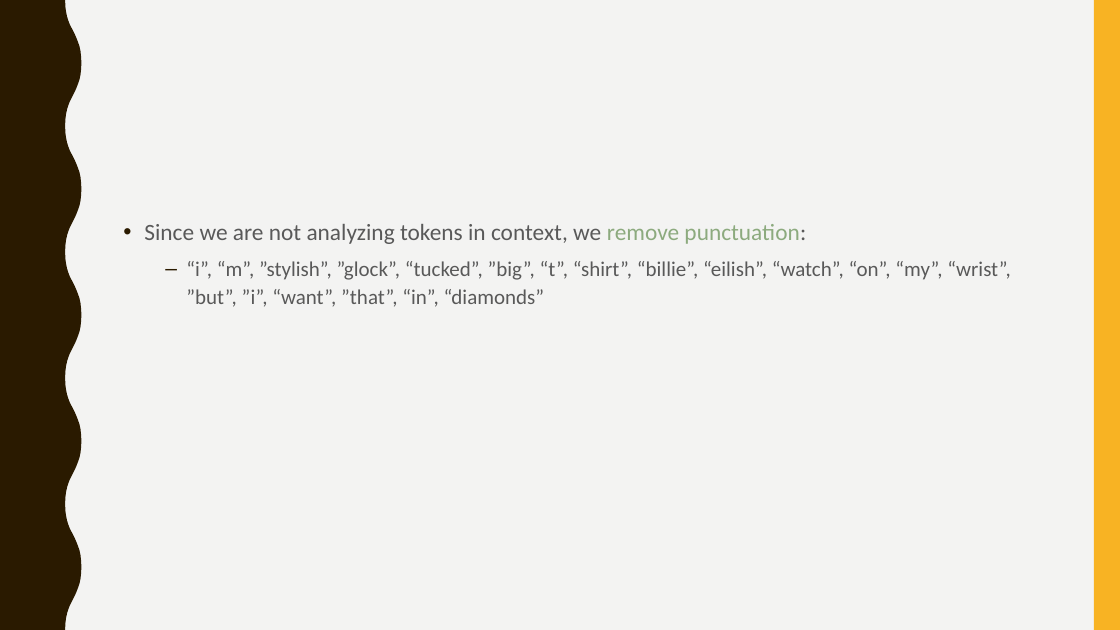
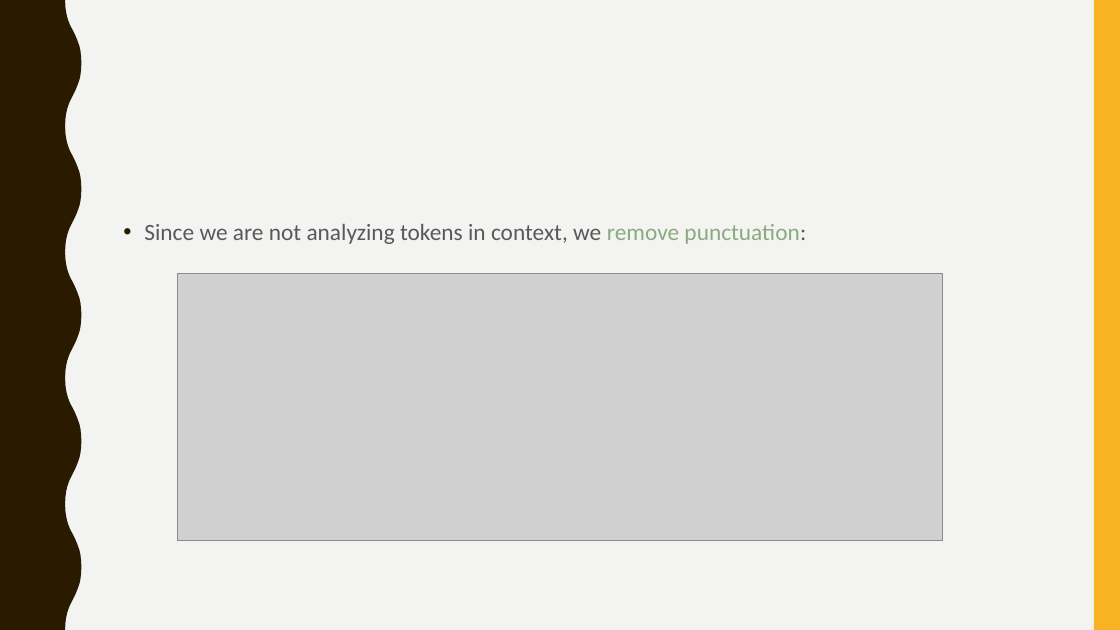
Before and after one commit to svallejovera/cta_updated, a slide deck: slide 15 of slides/3 Tokenization and Word Frequency.pptx (slide 16 before the commit). Drawn at 1120x630 pixels with LibreOffice and Linux fonts; fonts in the diff are those of the drawing; grey boxes stand for pictures. Boxes give left, top, right and bottom in pixels: in the first picture for what was removed or moved away, otherwise in the second. Text is boxed around its words. In the diff, an @@ line names an element or a change of style, - is before the commit and + after.

```diff
--- a/slides/3 Tokenization and Word Frequency.pptx
+++ b/slides/3 Tokenization and Word Frequency.pptx
@@ text at <box>186,261,1011,307</box>: paragraph removed @@
-  – “i”, “m”, ”stylish”, ”glock”, “tucked”, ”big”, “t”, “shirt”, “billie”, “eilish”, “watch”, “on”, “my”, “wrist”, ”but”, ”i”, “want”, ”that”, “in”, “diamonds”
@@ picture added at <box>177,273,943,539</box> @@
```
Also in this commit, not shown: 6 other slides changed, 1 slide added, 1 slide removed, 1 other file.
